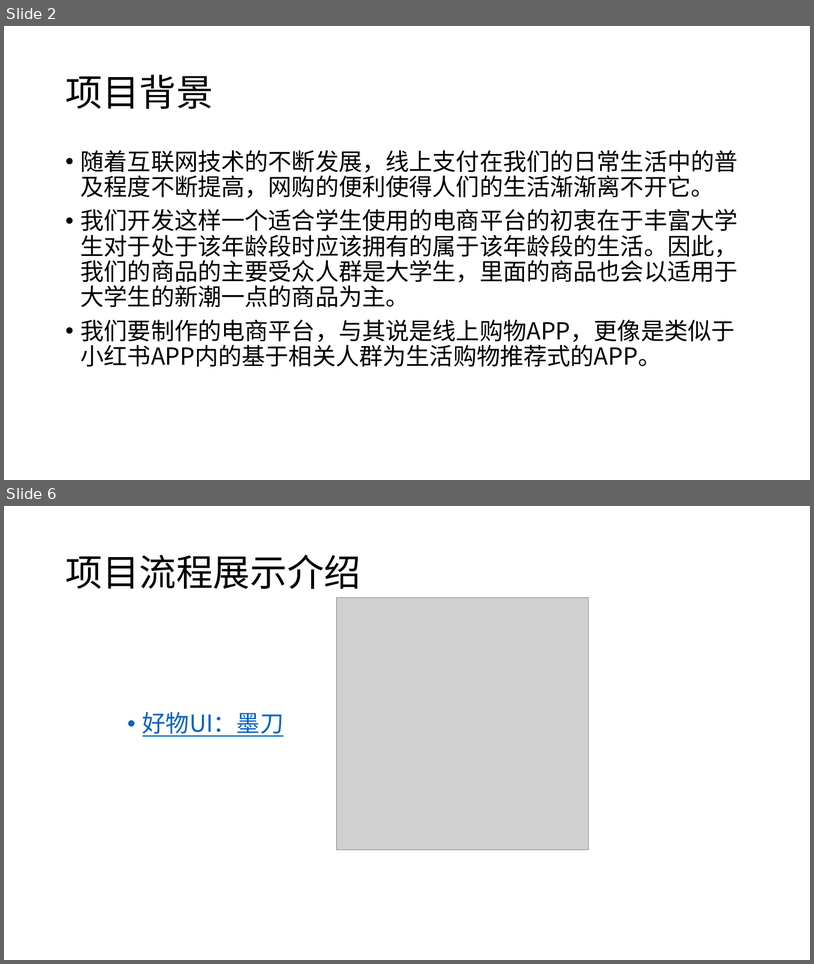
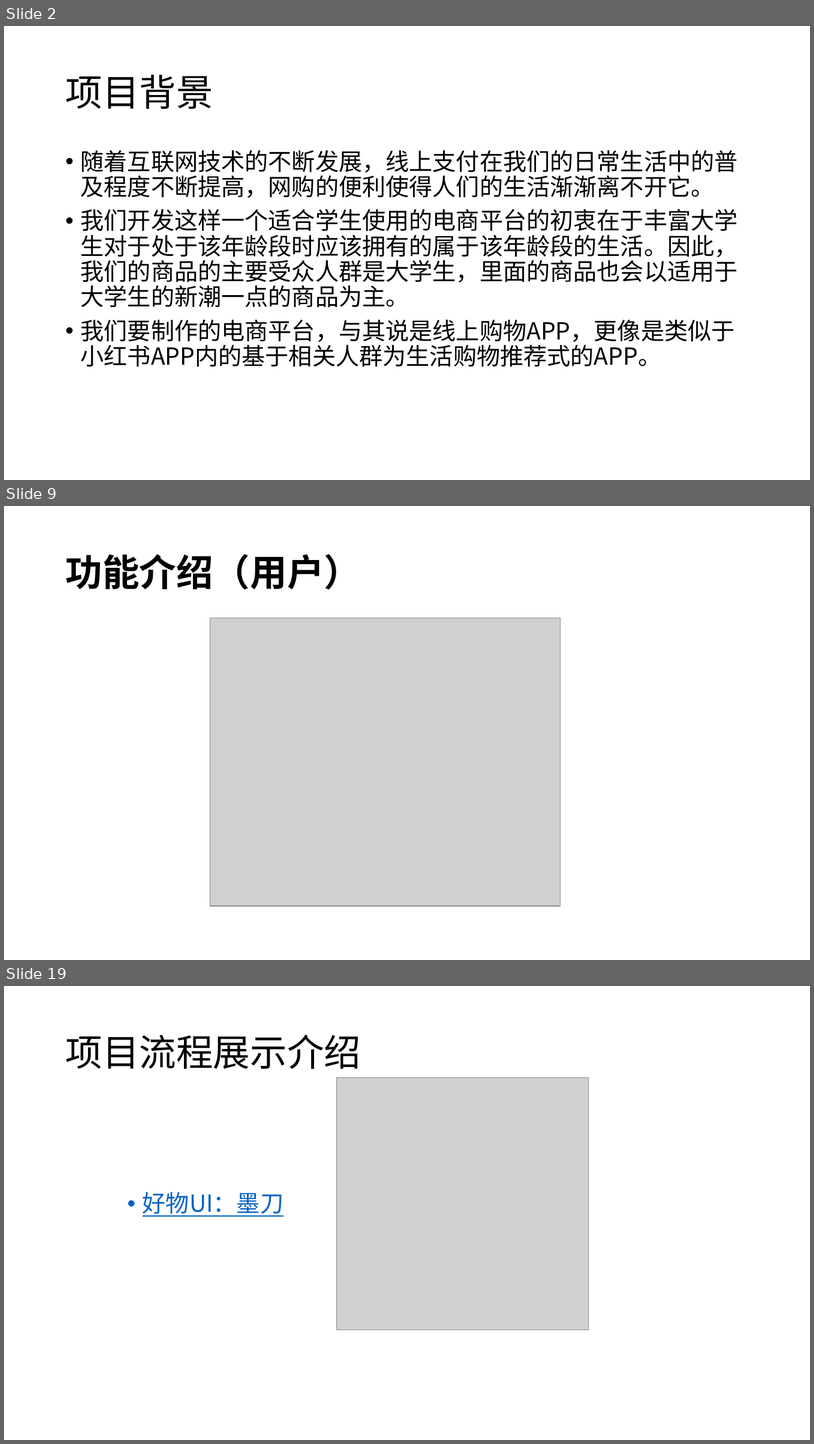
Before and after one commit to Android-Good-Goods/-, a slide deck: design/好物.pptx. Shown one above the other, each under a label of ours: slides 2 and 6 before the commit, slides 2, 9 and 19 after it; the slides between them are not shown. The pictures are 814x964 and 814x1444 pixels, drawn with LibreOffice and Linux fonts; fonts in the diff are those of the drawing; grey boxes stand for pictures. Boxes give left, top, right and bottom in pixels: in the first picture for what was removed or moved away, otherwise in the second. Text is boxed around its words. In the diff, an @@ line names an element or a change of style, - is before the commit and + after.

```diff
--- a/design/好物.pptx
+++ b/design/好物.pptx
@@ slide 9 added at box(4, 506, 810, 960), background #FFFFFF @@
@@ title added at box(65, 554, 361, 589), 44 pt, text #000000, bold @@
+功能介绍（用户）
@@ picture added at box(210, 618, 561, 906) @@
@@ what was slide 6 is now slide 19 @@
```
Also in this commit, not shown: 3 slides changed, 12 other slides added.
